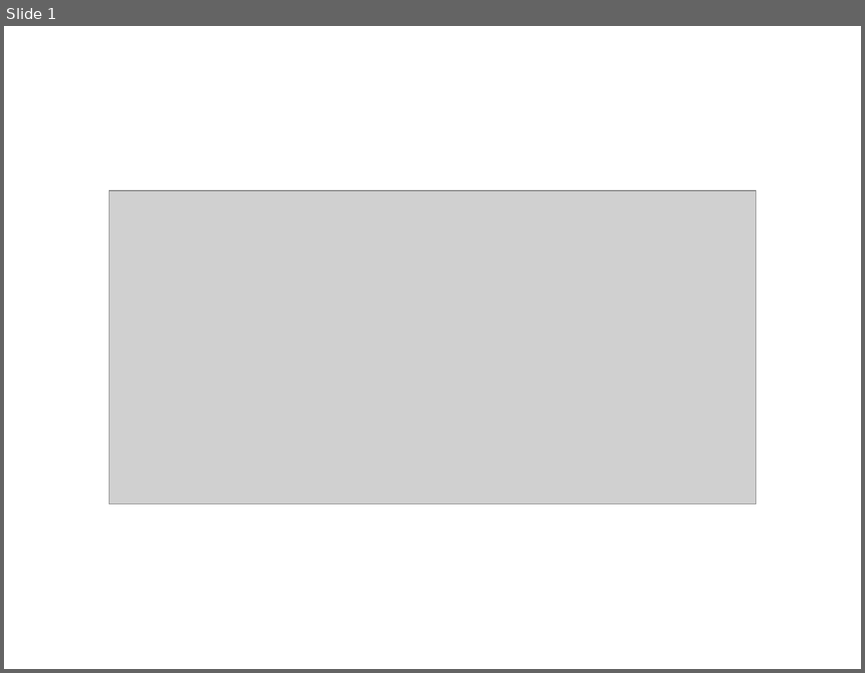
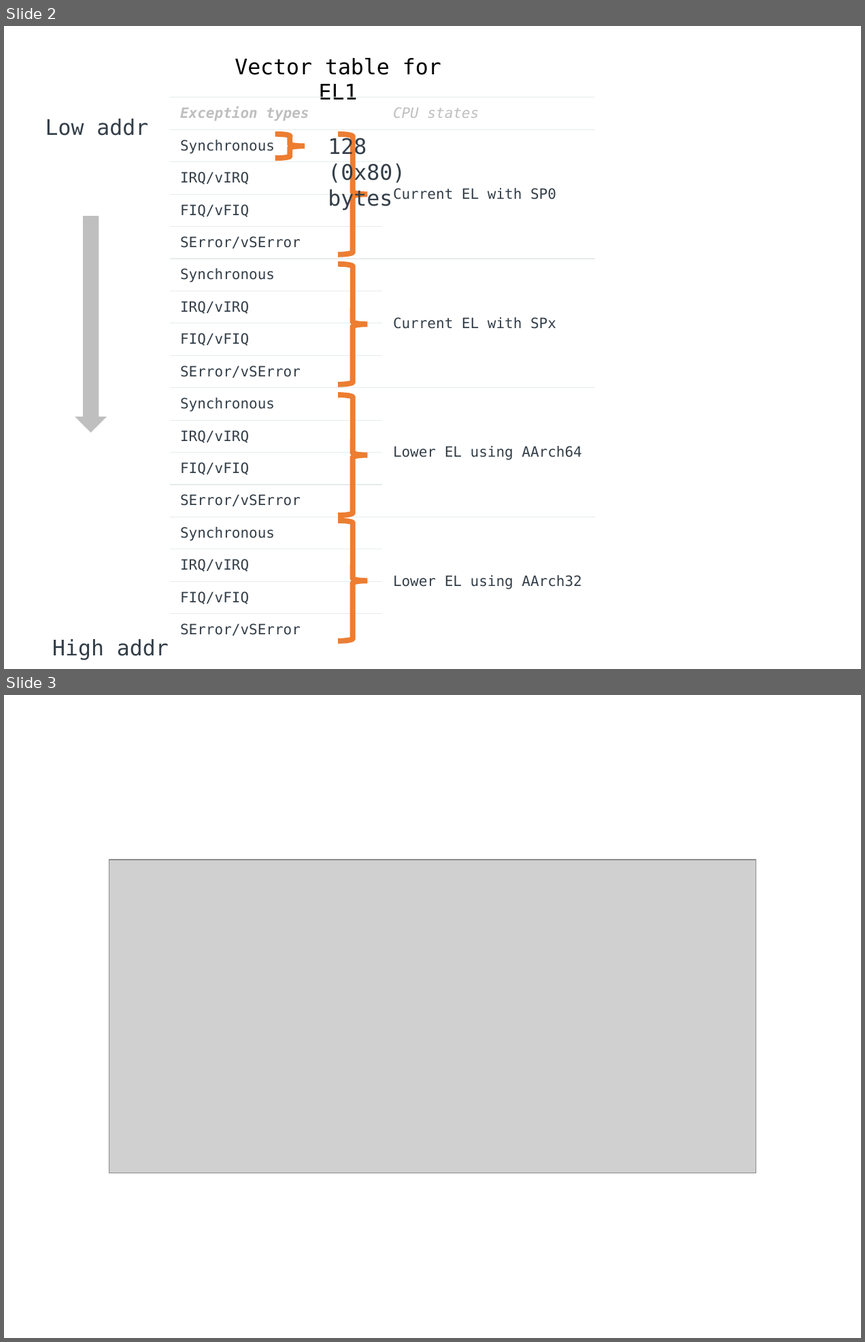
Before and after one commit to zhiming-xu/p1-kernel, a slide deck: lesson03/images/irq.pptx. Shown one above the other, each under a label of ours: slide 1 before the commit, slides 2 and 3 after it. The pictures are 865x673 and 865x1342 pixels, drawn with LibreOffice and Linux fonts; fonts in the diff are those of the drawing; grey boxes stand for pictures. Boxes give left, top, right and bottom in pixels: in the first picture for what was removed or moved away, otherwise in the second. Text is boxed around its words. In the diff, an @@ line names an element or a change of style, - is before the commit and + after.

```diff
--- a/lesson03/images/irq.pptx
+++ b/lesson03/images/irq.pptx
@@ slide 2 added at <box>4,26,861,669</box>, background #FFFFFF @@
@@ text added at <box>235,58,441,99</box>, 18 pt, text #000000 @@
+Vector table for EL1
@@ table added at <box>169,97,594,645</box>, 17 rows, 2 columns @@
+Exception types | CPU states
+Synchronous | Current EL with SP0
+IRQ/vIRQ | 
+FIQ/vFIQ | 
+SError/vSError | 
+Synchronous | Current EL with SPx
+IRQ/vIRQ | 
+FIQ/vFIQ | 
+SError/vSError | 
+Synchronous | Lower EL using AArch64
+IRQ/vIRQ | 
+FIQ/vFIQ | 
+SError/vSError | 
+Synchronous | Lower EL using AArch32
+IRQ/vIRQ | 
+FIQ/vFIQ | 
+SError/vSError | 
@@ text added at <box>45,118,148,135</box>, 18 pt, text #333E48 @@
+Low addr
@@ right brace added at <box>275,134,304,158</box>, outline #ED7D31 4.5 pt @@
@@ text added at <box>328,137,405,210</box>, 18 pt, text #333E48 @@
+128 (0x80) bytes
@@ right brace added at <box>338,134,367,254</box>, outline #ED7D31 4.5 pt @@
@@ down arrow added at <box>75,216,107,433</box>, fill #BFBFBF @@
@@ right brace added at <box>338,264,367,385</box>, outline #ED7D31 4.5 pt @@
@@ right brace added at <box>338,395,367,515</box>, outline #ED7D31 4.5 pt @@
@@ right brace added at <box>338,520,367,641</box>, outline #ED7D31 4.5 pt @@
@@ text added at <box>52,639,169,660</box>, 18 pt, text #333E48 @@
+High addr
@@ what was slide 1 is now slide 3 @@
```
Also in this commit, not shown: 1 other slide added, 6 other files.
